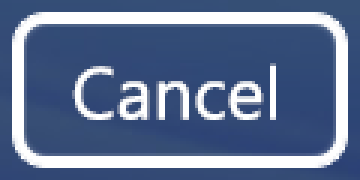
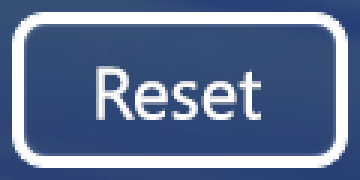
Before/after of a 360x180 layered artwork. What changed in the layer stack:
added layer "Reset" above "VTrim" over (96, 66, 261, 120)
renamed "Cancel" to "VTrim", hid it, painted on it over (72, 63, 276, 120)
added layer "Reset2" above "Save" over (0, 0, 360, 180)
hid "Cancel" over (0, 0, 360, 180)
